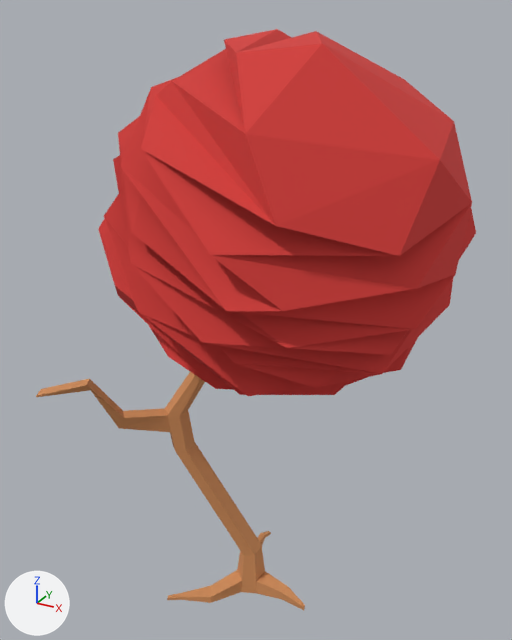
Before and after pictures for a commit that changed the COLLADA model src/objects/world_3_tree_3.dae.
Rendered twice from a 50 mm lens placed at (3.66, -6.52, 7.17), pointed at (0.03, 0.09, 3.87). The axes (+X, +Y, +Z) are drawn at lower left. The lights are the same throughout. Where no turn or scale is listed for an object, it has been applied to the vertices.

Objects in the first picture: 'world_3_tree_3_base', 'world_3_tree_3_leaves'.
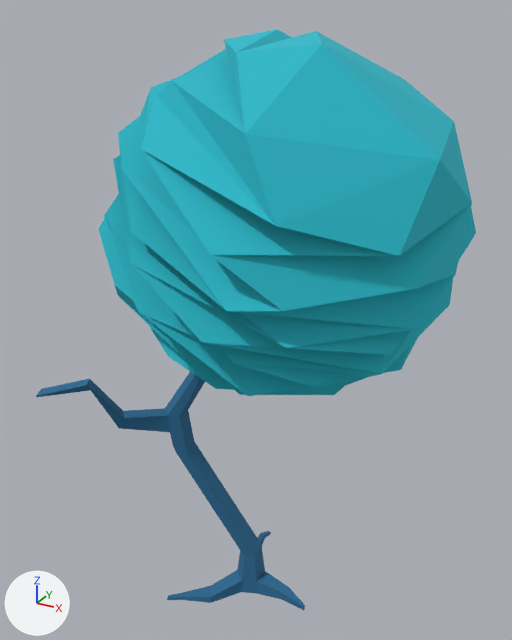
Boxes (x1, y1, x2, y2) around the edits, measured in the pictures (512 x 640 px):
'world_3_tree_3_leaves', recoloured (red to cyan)
    both: (98, 29, 476, 396)
'world_3_tree_3_base', recoloured
    both: (36, 372, 305, 610)

The change, as a list of edits to the scene's bpy script:
```text
Change mat_world_3_tree_leaves_001:
    mat_world_3_tree_leaves_001.base_color: (0.668, 0.0424, 0.0369) -> (0.0185, 0.501, 0.606)  # red #d53a36 -> cyan #25bccc
Change mat_world_3_tree_base_001:
    mat_world_3_tree_base_001.base_color: (0.644, 0.272, 0.102) -> (0.0225, 0.148, 0.298)  # orange #d28e5a -> blue #296b94
```
